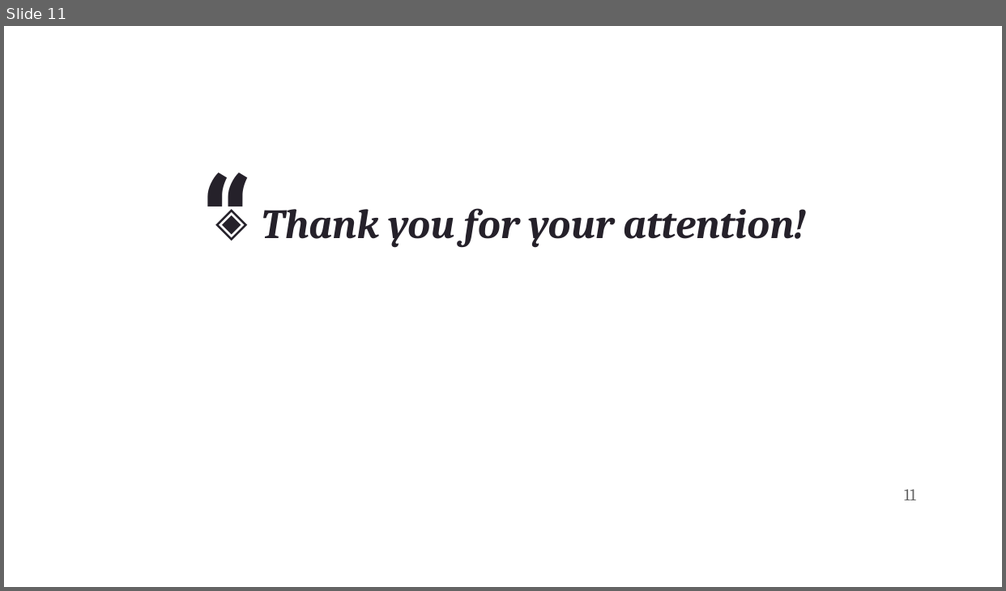
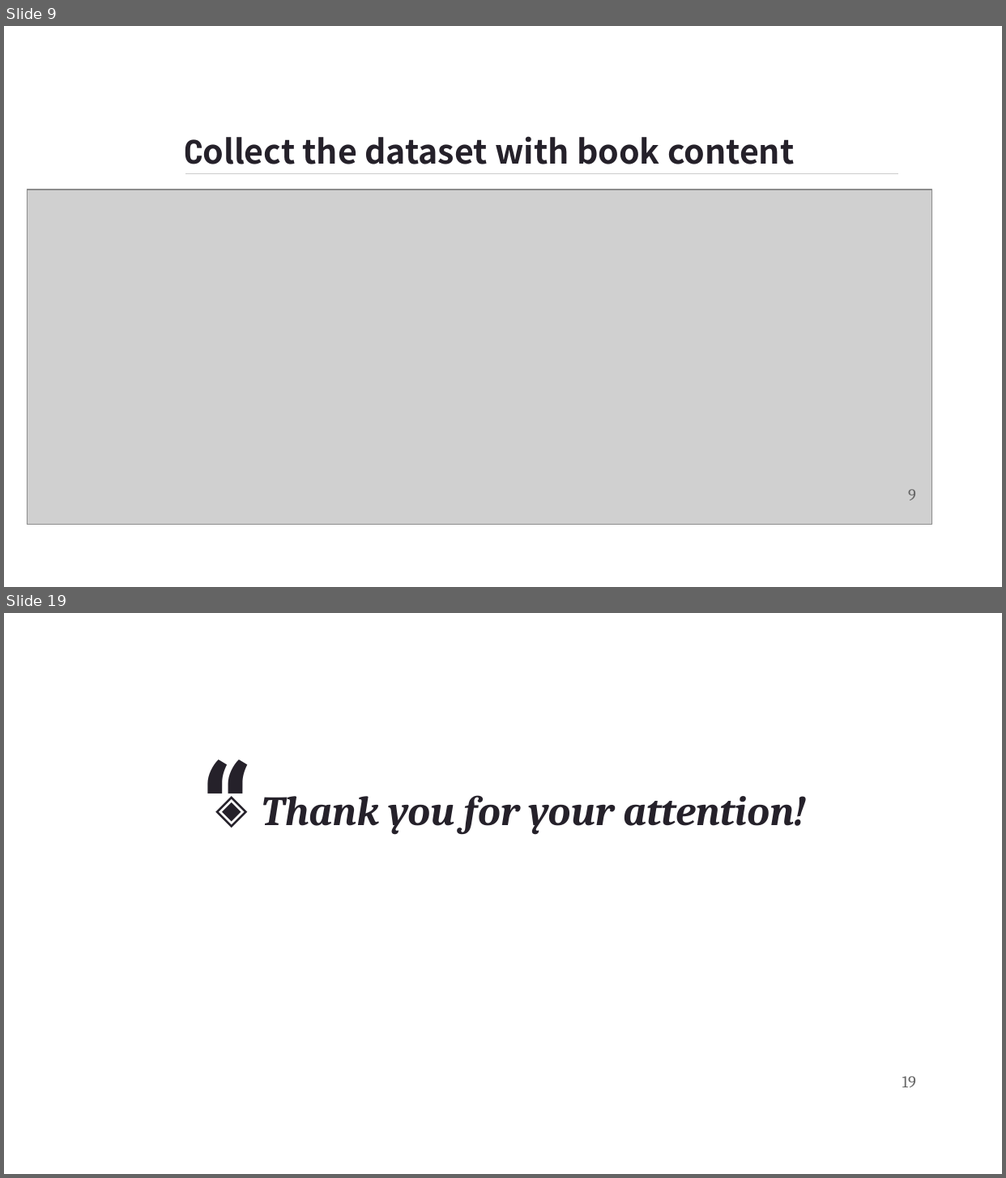
Before and after one commit to KattabekovBeknur/ML_labs, a slide deck: Quintus · SlidesCarnival.pptx. Shown one above the other, each under a label of ours: slide 11 before the commit, slides 9 and 19 after it; the slides between them are not shown. The pictures are 1006x591 and 1006x1178 pixels, drawn with LibreOffice and Linux fonts; fonts in the diff are those of the drawing; grey boxes stand for pictures; background and template pictures are left out. Boxes give left, top, right and bottom in pixels: in the first picture for what was removed or moved away, otherwise in the second. Text is boxed around its words. In the diff, an @@ line names an element or a change of style, - is before the commit and + after.

```diff
--- a/Quintus · SlidesCarnival.pptx
+++ b/Quintus · SlidesCarnival.pptx
@@ slide 9 added at (4,26,1002,587), background picture (left out) @@
@@ title added at (184,136,794,165), 24 pt, text #25212A, bold @@
+Collect the dataset with book content
@@ picture added at (27,190,931,524) @@
@@ line added from (185, 173) to (898, 173), #CCCCCC 0.75 pt @@
@@ page number added at (908,489,916,501), 12 pt, text #666666 @@
+9
@@ what was slide 11 is now slide 19 @@
@@ page number at (902,1076,916,1088): text changed @@
-11
+19
```
Also in this commit, not shown: 6 slides changed, 8 other slides added, 1 slide removed, 2 other files.
